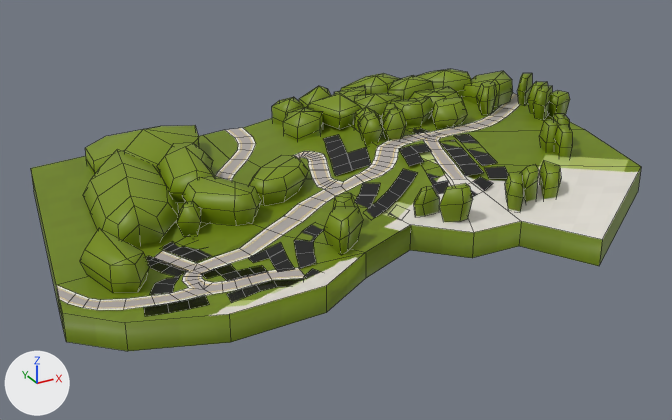
Two versions of the FBX model public/models/town_A.fbx, one commit apart.
One viewpoint serves both versions: a 50 mm camera at (-0.404, -0.599, 0.245) aimed at (-0.089, -0.026, -0.042). The axes (+X, +Y, +Z) are drawn at lower left. The lights are the same throughout. Mesh edges are drawn as thin lines on the coarser meshes. Where no turn or scale is listed for an object, it has been applied to the vertices.

Script lines for the objects in view, before the commit:
```python
ob_polysurface100 = bpy.data.objects.new('polySurface100', me_mesh_082)
ob_polysurface100.location = (-0.1761, -0.0907, -0.0324)
ob_polysurface24 = bpy.data.objects.new('polySurface24', me_mesh_009)
ob_polysurface24.location = (-0.0069, -0.0909, -0.012)
ob_polysurface34 = bpy.data.objects.new('polySurface34', me_mesh_019)
ob_polysurface34.location = (-0.1702, -0.0952, -0.0327)
ob_polysurface52 = bpy.data.objects.new('polySurface52', me_mesh_036)
ob_polysurface52.location = (-0.0412, -0.0479, -0.003)
ob_polysurface99 = bpy.data.objects.new('polySurface99', me_mesh_081)
ob_polysurface99.location = (-0.1823, -0.0902, -0.0357)
ob_terrain = bpy.data.objects.new('terrain', me_mesh_083)
ob_terrain.location = (-0.093, -0.0015, -0.0347)
ob_trees = bpy.data.objects.new('trees', me_mesh_084)
ob_trees.location = (-0.0605, 0.0014, -0.0049)
# me_mesh_083
# before: 37 (-0.143, -0.09, 0.0) at pixel (182, 281), 113 (-0.151, -0.051, 0.0) at pixel (151, 259)
```
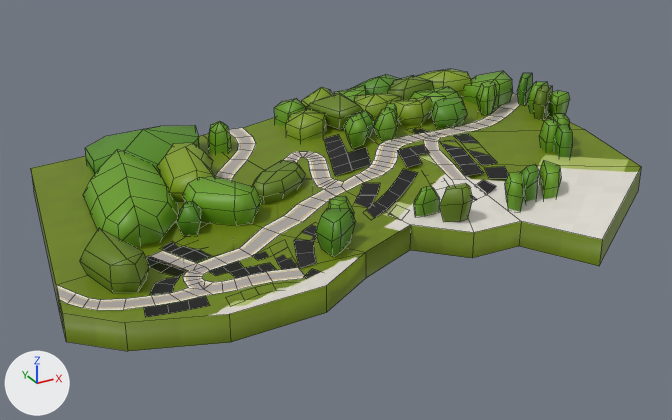
Edits to the bpy script that builds the scene:
```text
Change mat_trees_mat:
    remove mat_trees_mat.base_color = (0.182, 0.269, 0.0)  # green #768e00
    add mat_trees_mat.texture = img_trees_png
Change me_mesh_084:
    where me_mesh_084.from_pydata(...)  # 687 vertices, 568 faces; spans x -0.229..0.197, y -0.133..0.142, z -0.034..0.03
    me_mesh_084 part 3: the loose piece of 15 vertices spanning x -0.08..-0.055, y -0.123..-0.096, z -0.024..0.004 is moved by (-0.006, 0.0, 0.0)
    me_mesh_084 part 4: the loose piece of 18 vertices spanning x -0.067..-0.045, y -0.102..-0.084, z -0.022..0.004 is moved by (-0.006, -0.003, 0.0)
    me_mesh_084 part 5: the loose piece of 19 vertices spanning x -0.02..0.012, y 0.057..0.096, z -0.018..0.01 is moved by (0.0, -0.005, 0.0)
    me_mesh_084 part 6: the loose piece of 16 vertices spanning x -0.012..0.012, y 0.098..0.127, z -0.016..0.01 is moved by (0.0, -0.005, 0.0)
    me_mesh_084 part 7: the loose piece of 19 vertices spanning x 0.023..0.039, y 0.019..0.044, z -0.01..0.02 is moved by (-0.104, 0.064, -0.014)
    me_mesh_084 part 8: the loose piece of 12 vertices spanning x 0.008..0.03, y -0.011..0.016, z -0.001..0.024 is moved by (-0.011, 0.003, 0.0)
    me_mesh_084 part 9: the loose piece of 16 vertices spanning x 0.012..0.045, y 0.095..0.123, z -0.013..0.019 is moved by (0.0, -0.005, 0.0)
    me_mesh_084 part 10: the loose piece of 12 vertices spanning x 0.015..0.038, y 0.002..0.028, z -0.001..0.021 is moved by (-0.005, 0.003, 0.0)
    me_mesh_084 part 11: the loose piece of 18 vertices spanning x 0.025..0.046, y -0.016..0.008, z 0.001..0.027 is moved by (-0.005, 0.003, 0.0)
    me_mesh_084 part 12: 25 of 687 vertices moved; they spanned x -0.098..-0.045, y -0.038..0.011, z -0.02..0.004 and now span x -0.097..-0.047, y -0.033..0.009, z -0.022..0.0; mean shift (0.0, 0.001, -0.003); largest move (-0.074, -0.038, -0.007) -> (-0.074, -0.033, -0.01)
    me_mesh_084 part 13: all 6 vertices in x 0.054..0.085, y 0.117..0.123, z -0.009..0.017 are moved by (0.0, -0.009, 0.0)
    me_mesh_084 part 14: 13 of the vertices in x 0.073..0.11, y 0.088..0.116, z -0.003..0.021 are moved by (0.0, -0.005, 0.0)
    me_mesh_084 part 15: texture (UV) coordinates of 568 of 568 faces, centred in x -0.224..0.193, y -0.131..0.139, z -0.026..0.03, changed; they spanned u 0.19..1.86, v 0.05..0.97 and now span u 0.1..0.92, v 0.09..0.98
Change me_mesh_083:
    verts and faces of me_mesh_083; kept vertices keep their numbers, new ones are numbered from 228
    remove me_mesh_083.from_pydata(...)  # 228 vertices, 137 faces; spans x -0.22..0.236, y -0.186..0.16, z -0.021..0.035
    add me_mesh_083.from_pydata(...)  # 226 vertices, 136 faces; spans x -0.22..0.236, y -0.186..0.16, z -0.021..0.035
    me_mesh_083 part 1
    4 vertices are removed from x 0.0..0.014, y 0.028..0.04, z 0.018..0.019
    6 faces are deleted
    4 vertices in x 0.003..0.004, y 0.021..0.027, z 0.019 move by (0.0, 0.001, 0.0)
    3 vertices in x 0.02..0.085, y -0.064..0.026, z 0.019..0.029 move by (-0.002, 0.0, 0.0)
    21 vertices move from x -0.093..0.09, y -0.116..0.041, z 0.0..0.034 to x -0.093..0.087, y -0.119..0.042, z 0.0..0.034
    2 vertices are added at (0.001, 0.029, 0.019), (0.006, 0.041, 0.019)
    3 new faces join them, mat_road_mat (picture img_road_png)
    2 new faces join them, mat_ground_mat (picture img_ground_png)
    me_mesh_083 part 2
    add verts[37] = (-0.142, -0.091, 0.0)  # moved, pixel (183, 281)
    add verts[113] = (-0.153, -0.047, 0.0)  # moved, pixel (146, 257)
Change ob_polysurface52:
    ob_polysurface52.location: (-0.0412, -0.0479, -0.003) -> (-0.0437, -0.0493, -0.0032)
Change ob_polysurface24:
    ob_polysurface24.location: (-0.0069, -0.0909, -0.012) -> (-0.0062, -0.094, -0.0135)
Change ob_polysurface99:
    ob_polysurface99.location: (-0.1823, -0.0902, -0.0357) -> (-0.1785, -0.0886, -0.0355)
Change ob_polysurface100:
    ob_polysurface100.location: (-0.1761, -0.0907, -0.0324) -> (-0.1723, -0.0891, -0.0322)
Change ob_polysurface34:
    ob_polysurface34.location: (-0.1702, -0.0952, -0.0327) -> (-0.1664, -0.0936, -0.0325)
```

Boxes (x1, y1, x2, y2) around the edits, measured in the pictures (672 x 420 px; the box of a moved part takes in the faces that stretch with it):
'trees', surface changed, reshaped: (80, 69, 572, 293) in both
'polySurface34', moved: before (274, 259, 295, 272); after (278, 258, 298, 270)
'polySurface24', moved: before (473, 177, 493, 191); after (477, 180, 496, 194)
'polySurface52', moved: before (404, 153, 424, 166); after (402, 155, 422, 168)
'polySurface100', moved: before (270, 250, 288, 266); after (275, 254, 287, 263)
'polySurface99', moved: before (248, 250, 269, 263); after (252, 251, 269, 260)
part 1 of me_mesh_083, moved or reshaped: (59, 116, 641, 323) in both
part 2 of me_mesh_083, moved or reshaped: (31, 156, 209, 300) in both
part 3 of me_mesh_084, moved or reshaped: before (323, 207, 363, 254); after (315, 208, 356, 257)
part 4 of me_mesh_084, moved or reshaped: before (333, 193, 358, 209); after (328, 196, 354, 216)
part 5 of me_mesh_084, moved or reshaped: before (283, 107, 323, 142); after (286, 109, 326, 142)
part 6 of me_mesh_084, moved or reshaped: before (272, 97, 303, 125); after (274, 98, 306, 126)
part 7 of me_mesh_084, moved or reshaped: before (353, 107, 372, 129); after (208, 121, 230, 153)
part 8 of me_mesh_084, moved or reshaped: before (358, 112, 383, 146); after (344, 113, 369, 148)
part 9 of me_mesh_084, moved or reshaped: before (299, 86, 331, 108); after (302, 87, 333, 107)
part 10 of me_mesh_084, moved or reshaped: before (358, 111, 383, 126); after (355, 111, 375, 136)
part 11 of me_mesh_084, moved or reshaped: before (382, 107, 406, 140); after (374, 107, 398, 141)
part 12 of me_mesh_084, moved or reshaped: before (249, 155, 309, 205); after (252, 160, 306, 204)
part 13 of me_mesh_084, moved or reshaped: before (341, 73, 382, 95); after (348, 76, 380, 95)
part 14 of me_mesh_084, moved or reshaped: before (371, 73, 400, 94); after (374, 74, 399, 94)
part 15 of me_mesh_084, surface changed: (80, 69, 572, 293) in both
